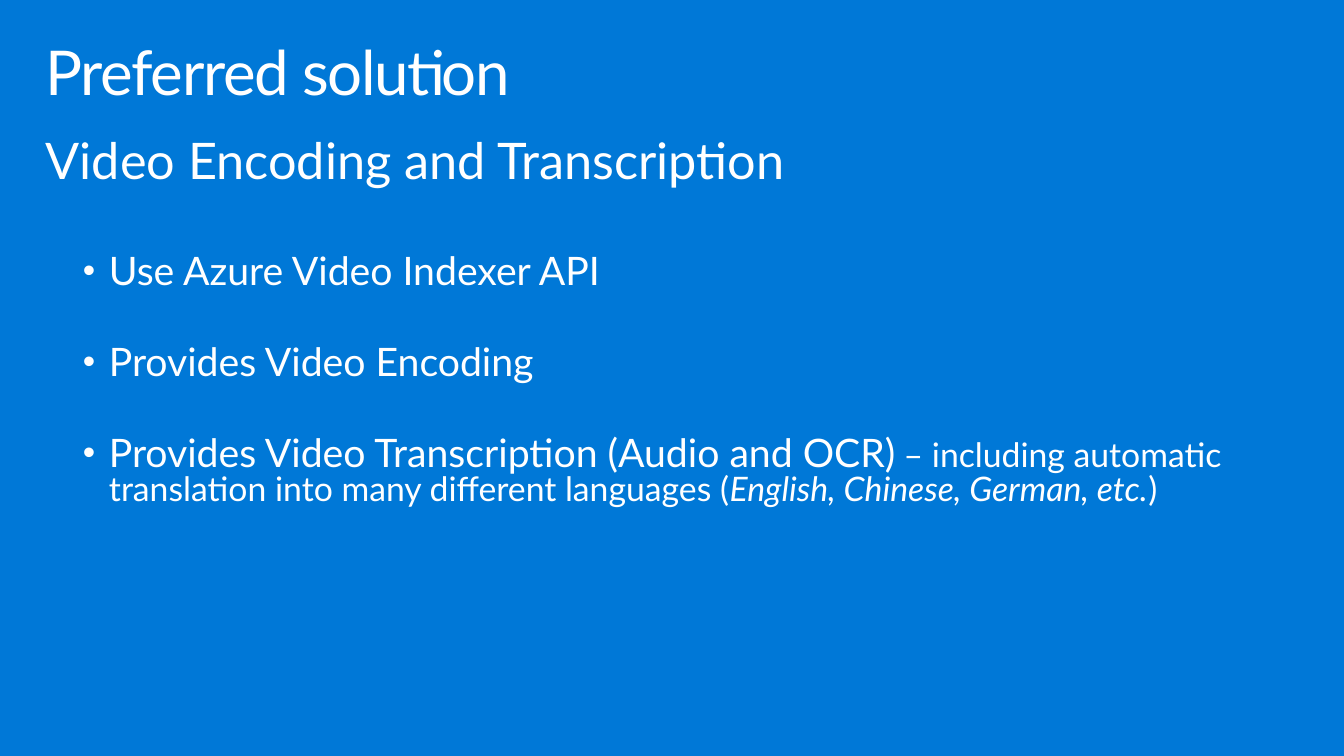
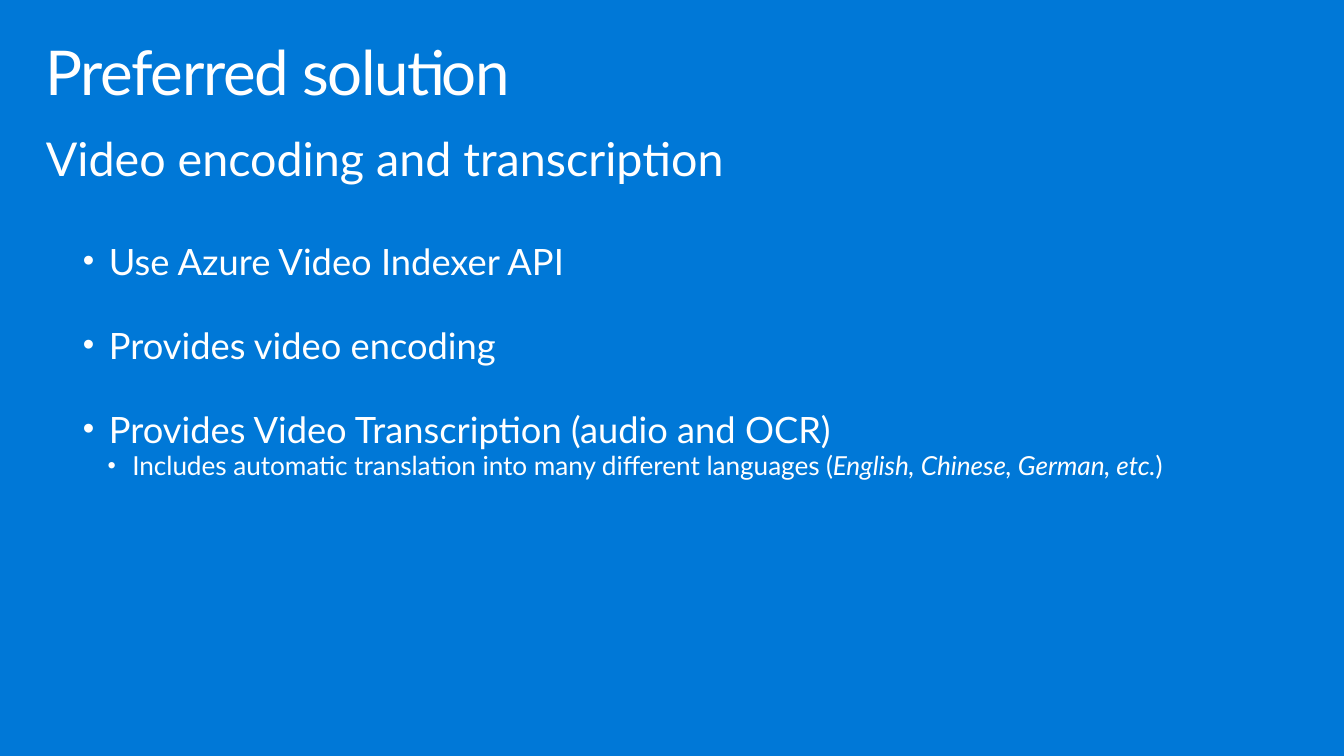
Before and after one commit to tebe372/MCW-Media-AI, a slide deck: slide 20 of WDS/Whiteboard design session trainer presentation - Media AI.pptx. Drawn at 1344x756 pixels with LibreOffice and Linux fonts; fonts in the diff are those of the drawing. Boxes give left, top, right and bottom in pixels: in the first picture for what was removed or moved away, otherwise in the second. Text is boxed around its words. In the diff, an @@ line names an element or a change of style, - is before the commit and + after.

```diff
--- a/WDS/Whiteboard design session trainer presentation - Media AI.pptx
+++ b/WDS/Whiteboard design session trainer presentation - Media AI.pptx
@@ text at [46,141,723,185]: text changed; size 36 to 33.3 pt @@
-Video Encoding and Transcription
+Video encoding and transcription
@@ text at [109,248,564,276]: size 28 to 25.9 pt in "Use Azure Video Indexer API" @@
@@ text at [109,332,1162,480]: text changed; size 24.1 to 18.6 pt @@
-  • Provides Video Encoding
-  • Provides Video Transcription (Audio and OCR) – including automatic translation into many different languages (English, Chinese, German, etc.)
+  • Provides video encoding
+  • Provides Video Transcription (audio and OCR)
+    • Includes automatic translation into many different languages (English, Chinese, German, etc.)
```
Also in this commit, not shown: 15 other slides changed, 2 other files.
